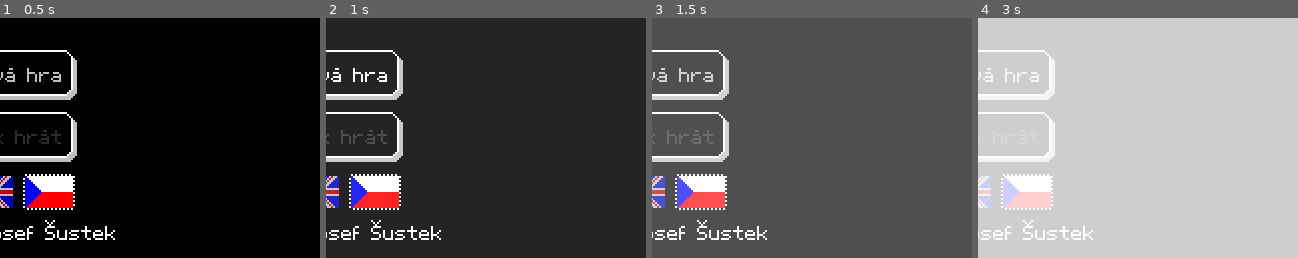
Above: before the commit, frames 1-4 (left to right).
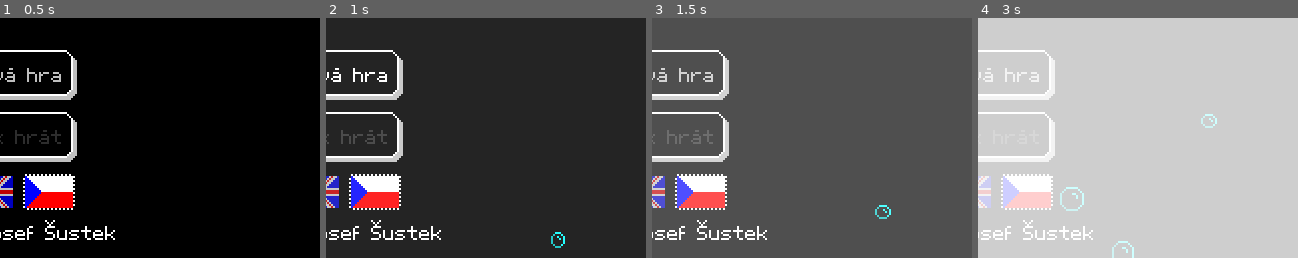
Above: after the commit, the same moments.

Repository: Paar86/Subminer
Game: Godot game, scene res://src/Managers/GameManager.tscn
Two runs of this game, one before a commit and one after it. Both use one fixed random seed, a clock stepped at 60 frames per second and the inputs below.
Inputs (mouse positions are % of the whole screen's width and height, from its top left):
- Up to frame 1 (0.5 s): no input
- Up to frame 2 (1 s): click "Nová hra" at 0.5 s
- Up to frame 3 (1.5 s): tap Enter (ui_accept) at 1.25 s; move the mouse to (72, 45) at 1.27 s; hold D (right) from 1.28 s (still down); hold Space (dash) from 1.28 s (still down)
- Up to frame 4 (3 s): tap Enter (ui_accept) at 1.52, 2.27 s; move the mouse to (30, 55) at 2.02 s; release D (right) at 2.03 s; release Space (dash) at 2.03 s; hold S (down) 2.03-2.78 s; tap Space (dash) at 2.1 s; move the mouse to (60, 28) at 2.77 s; press the mouse at (60, 28) at 2.78 s; hold D (right) from 2.78 s (still down)
The pictures show only the part of the screen within x 47-97%, y 50-100%; the shares and areas given below are measured in that part.

Frame 1 is identical in both runs. In frame 2, 0.1% of the frame differs, in the area x 70-75%, y 89-96%; in frame 3, 0.1%; in frame 4, 0.4%, in the area x 25-75%, y 40-100%.

Commit message:
Generating bubbles with various actions
- Player dash movement
- Enemy dash movement
- Explosions

Diff:
--- a/project.godot
+++ b/project.godot
@@ -9,11 +9,6 @@
 config_version=4
 
 _global_script_classes=[ {
-"base": "Node",
-"class": "BubbleGenerator",
-"language": "GDScript",
-"path": "res://src/Common/BubbleGenerator.gd"
-}, {
 "base": "KinematicBody2D",
 "class": "FloatingObject",
 "language": "GDScript",
@@ -30,7 +25,6 @@
 "path": "res://src/UI/HUD.gd"
 } ]
 _global_script_class_icons={
-"BubbleGenerator": "",
 "FloatingObject": "",
 "GameActor": "",
 "HUD": ""
--- a/src/Autoload/BubbleGenerator.gd
+++ b/src/Autoload/BubbleGenerator.gd
@@ -4,18 +4,94 @@
 var _bubble_medium_scene := preload("res://src/Common/Bubbles/BubbleMedium.tscn")
 var _bubble_big_scene := preload("res://src/Common/Bubbles/BubbleBig.tscn")
 
+var _bubbles_weights := {
+	_bubble_small_scene: 70.0,
+	_bubble_medium_scene: 20.0,
+	_bubble_big_scene: 5.0
+}
+
+var _cumulative_weight = 0.0
+var _rnd_generator := RandomNumberGenerator.new()
+
 
 func generate_bubble_to_position(
 		global_position: Vector2,
 		parent_node: Node
 ):
-	pass
+	var bubble := _pick_random_bubble()
+	bubble.global_position = global_position
+	parent_node.call_deferred("add_child", bubble)
 
 
 func generate_bubbles_to_rect(
 		global_position: Vector2,
-		rect_extents: float,
+		rect_extents_x: float,
+		rect_extents_y: float,
 		parent_node: Node,
 		bubbles_count: int
 ):
-	pass
+	var rect_origin = Vector2(global_position.x - rect_extents_x,
+							global_position.y - rect_extents_y)
+
+	var rect_end = Vector2(global_position.x + rect_extents_x,
+							global_position.y + rect_extents_y)
+
+	for i in range(bubbles_count):
+		var random_x = _rnd_generator.randf_range(rect_origin.x, rect_end.x)
+		var random_y = _rnd_generator.randf_range(rect_origin.y, rect_end.y)
+		generate_bubble_to_position(Vector2(random_x, random_y),parent_node)
+
+
+func generate_bubbles_with_delay(
+	emittor_object: Node2D,
+	parent_node: Node,
+	bubbles_count: int,
+	delay: float
+):
+	for i in bubbles_count:
+		if !emittor_object || !parent_node:
+			return
+
+		generate_bubble_to_position(emittor_object.global_position, parent_node)
+		yield(get_tree().create_timer(delay), "timeout")
+
+
+func _ready() -> void:
+	_rnd_generator.randomize()
+
+	for bubble_key in _bubbles_weights:
+		_cumulative_weight += _bubbles_weights[bubble_key]
+
+
+func generate_bubbles_in_rect_with_delay(
+	emittor_object: Node2D,
+	rect_extents_x: float,
+	rect_extents_y: float,
+	parent_node: Node,
+	bubbles_count: int,
+	delay: float
+):
+	for i in bubbles_count:
+		if !emittor_object || !parent_node:
+			return
+
+		generate_bubbles_to_rect(
+			emittor_object.global_position,
+			rect_extents_x,
+			rect_extents_y,
+			parent_node,
+			1
+		)
+		yield(get_tree().create_timer(delay), "timeout")
+
+func _pick_random_bubble() -> Node2D:
+	var local_cumul = _cumulative_weight
+	var random_value: float = _rnd_generator.randf() * _cumulative_weight
+
+	if _bubbles_weights.size() > 1:
+		for bubble_key in _bubbles_weights:
+			local_cumul -= _bubbles_weights[bubble_key]
+			if random_value >= local_cumul:
+				return bubble_key.instance()
+
+	return _bubbles_weights.values()[0].instance()
--- a/src/Common/ActorExplosion.gd
+++ b/src/Common/ActorExplosion.gd
@@ -6,6 +6,13 @@
 func _ready() -> void:
 	playing = true
 	AudioStreamManager.play_sound(_explosion_sfx_path)
+	BubbleGenerator.generate_bubbles_to_rect(
+		global_position,
+		8.0,
+		4.0,
+		get_parent(),
+		rand_range(3.0, 4.9)
+	)
 
 
 func _on_AnimatedSprite_animation_finished():
--- a/src/Common/BigExplosion.gd
+++ b/src/Common/BigExplosion.gd
@@ -6,6 +6,13 @@
 func _ready() -> void:
 	playing = true
 	AudioStreamManager.play_sound(_explosion_sfx_path)
+	BubbleGenerator.generate_bubbles_to_rect(
+		global_position,
+		12.0,
+		12.0,
+		get_parent(),
+		rand_range(4.0, 6.0)
+	)
 
 
 func _on_AnimatedSprite_animation_finished() -> void:
--- a/src/Common/BubbleGenerator.gd
+++ /dev/null
@@ -1,22 +0,0 @@
-extends Node
-class_name BubbleGenerator
-
-var _bubble_small_scene := preload("res://src/Common/BubbleSmall.tscn")
-var _bubble_medium_scene := preload("res://src/Common/BubbleMedium.tscn")
-var _bubble_big_scene := preload("res://src/Common/BubbleBig.tscn")
-
-
-func generate_bubble_to_position(
-		global_position: Vector2,
-		parent_node: Node
-):
-	pass
-
-
-func generate_bubbles_to_rect(
-		global_position: Vector2,
-		rect_extents: float,
-		parent_node: Node,
-		bubbles_count: int
-):
-	pass
--- /dev/null
+++ b/src/Common/Bubbles/BubbleBase.tscn
@@ -0,0 +1,38 @@
+[gd_scene load_steps=3 format=2]
+
+[ext_resource path="res://src/Common/Bubbles/BubbleCommon.gd" type="Script" id=1]
+
+[sub_resource type="CircleShape2D" id=14]
+resource_local_to_scene = true
+radius = 8.0
+
+[node name="BubbleBase" type="Area2D"]
+collision_layer = 0
+collision_mask = 2
+script = ExtResource( 1 )
+
+[node name="AnimatedSprite" type="AnimatedSprite" parent="."]
+playing = true
+
+[node name="CollisionShape2D" type="CollisionShape2D" parent="."]
+shape = SubResource( 14 )
+disabled = true
+
+[node name="LifeTimer" type="Timer" parent="."]
+wait_time = 15.0
+one_shot = true
+autostart = true
+__meta__ = {
+"_editor_description_": "Time limit for self destruction."
+}
+
+[node name="CollisionActivatorTimer" type="Timer" parent="."]
+wait_time = 0.25
+one_shot = true
+autostart = true
+__meta__ = {
+"_editor_description_": "To avoid getting collision right at the spawn event."
+}
+
+[connection signal="timeout" from="LifeTimer" to="." method="_on_LifeTimer_timeout"]
+[connection signal="timeout" from="CollisionActivatorTimer" to="." method="_on_CollisionActivatorTimer_timeout"]
--- a/src/Common/Bubbles/BubbleBig.tscn
+++ b/src/Common/Bubbles/BubbleBig.tscn
@@ -1,50 +1,49 @@
 [gd_scene load_steps=10 format=2]
 
-[ext_resource path="res://src/Common/Bubbles/BubbleCommon.gd" type="Script" id=1]
+[ext_resource path="res://src/Common/Bubbles/BubbleBase.tscn" type="PackedScene" id=1]
 [ext_resource path="res://assets/bubble_big_sheet.png" type="Texture" id=2]
 
-[sub_resource type="AtlasTexture" id=8]
+[sub_resource type="AtlasTexture" id=1]
 atlas = ExtResource( 2 )
 region = Rect2( 0, 0, 16, 16 )
 
-[sub_resource type="AtlasTexture" id=9]
+[sub_resource type="AtlasTexture" id=2]
 atlas = ExtResource( 2 )
 region = Rect2( 16, 0, 16, 16 )
 
-[sub_resource type="AtlasTexture" id=10]
+[sub_resource type="AtlasTexture" id=3]
 atlas = ExtResource( 2 )
 region = Rect2( 32, 0, 16, 16 )
 
-[sub_resource type="AtlasTexture" id=11]
+[sub_resource type="AtlasTexture" id=4]
 atlas = ExtResource( 2 )
 region = Rect2( 48, 0, 16, 16 )
 
-[sub_resource type="AtlasTexture" id=12]
+[sub_resource type="AtlasTexture" id=5]
 atlas = ExtResource( 2 )
 region = Rect2( 64, 0, 16, 16 )
 
-[sub_resource type="SpriteFrames" id=13]
+[sub_resource type="SpriteFrames" id=6]
 animations = [ {
-"frames": [ SubResource( 8 ), SubResource( 9 ), SubResource( 10 ), SubResource( 11 ), SubResource( 12 ) ],
+"frames": [ SubResource( 1 ), SubResource( 2 ), SubResource( 3 ), SubResource( 4 ), SubResource( 5 ) ],
 "loop": true,
 "name": "default",
 "speed": 14.0
 } ]
 
-[sub_resource type="CircleShape2D" id=14]
+[sub_resource type="CircleShape2D" id=7]
+resource_local_to_scene = true
 radius = 8.0
 
-[node name="BubbleBig" type="Area2D"]
-collision_layer = 0
-collision_mask = 2
-script = ExtResource( 1 )
+[node name="BubbleBig" type="Node2D"]
 
-[node name="AnimatedSprite" type="AnimatedSprite" parent="."]
-frames = SubResource( 13 )
-frame = 2
-playing = true
+[node name="BubbleBase" parent="." instance=ExtResource( 1 )]
 
-[node name="CollisionShape2D" type="CollisionShape2D" parent="."]
-shape = SubResource( 14 )
+[node name="AnimatedSprite" parent="BubbleBase" index="0"]
+frames = SubResource( 6 )
+frame = 3
 
-[node name="VisibilityNotifier2D" type="VisibilityNotifier2D" parent="."]
+[node name="CollisionShape2D" parent="BubbleBase" index="1"]
+shape = SubResource( 7 )
+
+[editable path="BubbleBase"]
--- a/src/Common/Bubbles/BubbleCommon.gd
+++ b/src/Common/Bubbles/BubbleCommon.gd
@@ -6,6 +6,7 @@
 func _ready() -> void:
 	connect("body_entered", self, "_on_body_entered")
 	_ascending_speed = rand_range(15.0, 30.0)
+	z_index = -1
 
 
 func _physics_process(delta: float) -> void:
@@ -13,4 +14,12 @@
 
 
 func _on_body_entered(body: PhysicsBody2D) -> void:
-	pass
+	queue_free()
+
+
+func _on_LifeTimer_timeout() -> void:
+	queue_free()
+
+
+func _on_CollisionActivatorTimer_timeout() -> void:
+	$CollisionShape2D.set_deferred("disabled", false)
--- a/src/Common/Bubbles/BubbleMedium.tscn
+++ b/src/Common/Bubbles/BubbleMedium.tscn
@@ -1,50 +1,49 @@
 [gd_scene load_steps=10 format=2]
 
 [ext_resource path="res://assets/bubble_medium_sheet.png" type="Texture" id=1]
-[ext_resource path="res://src/Common/Bubbles/BubbleCommon.gd" type="Script" id=2]
+[ext_resource path="res://src/Common/Bubbles/BubbleBase.tscn" type="PackedScene" id=2]
 
-[sub_resource type="AtlasTexture" id=16]
+[sub_resource type="AtlasTexture" id=1]
 atlas = ExtResource( 1 )
 region = Rect2( 0, 0, 12, 12 )
 
-[sub_resource type="AtlasTexture" id=17]
+[sub_resource type="AtlasTexture" id=2]
 atlas = ExtResource( 1 )
 region = Rect2( 12, 0, 12, 12 )
 
-[sub_resource type="AtlasTexture" id=18]
+[sub_resource type="AtlasTexture" id=3]
 atlas = ExtResource( 1 )
 region = Rect2( 24, 0, 12, 12 )
 
-[sub_resource type="AtlasTexture" id=19]
+[sub_resource type="AtlasTexture" id=4]
 atlas = ExtResource( 1 )
 region = Rect2( 36, 0, 12, 12 )
 
-[sub_resource type="AtlasTexture" id=20]
+[sub_resource type="AtlasTexture" id=5]
 atlas = ExtResource( 1 )
 region = Rect2( 48, 0, 12, 12 )
 
-[sub_resource type="SpriteFrames" id=15]
+[sub_resource type="SpriteFrames" id=6]
 animations = [ {
-"frames": [ SubResource( 16 ), SubResource( 17 ), SubResource( 18 ), SubResource( 19 ), SubResource( 20 ) ],
+"frames": [ SubResource( 1 ), SubResource( 2 ), SubResource( 3 ), SubResource( 4 ), SubResource( 5 ) ],
 "loop": true,
 "name": "default",
 "speed": 14.0
 } ]
 
-[sub_resource type="CircleShape2D" id=14]
+[sub_resource type="CircleShape2D" id=7]
+resource_local_to_scene = true
 radius = 6.0
 
-[node name="BubbleMedium" type="Area2D"]
-collision_layer = 0
-collision_mask = 2
-script = ExtResource( 2 )
+[node name="BubbleMedium" type="Node2D"]
 
-[node name="AnimatedSprite" type="AnimatedSprite" parent="."]
-frames = SubResource( 15 )
-frame = 4
-playing = true
+[node name="BubbleBase" parent="." instance=ExtResource( 2 )]
 
-[node name="CollisionShape2D" type="CollisionShape2D" parent="."]
-shape = SubResource( 14 )
+[node name="AnimatedSprite" parent="BubbleBase" index="0"]
+frames = SubResource( 6 )
+frame = 3
 
-[node name="VisibilityNotifier2D" type="VisibilityNotifier2D" parent="."]
+[node name="CollisionShape2D" parent="BubbleBase" index="1"]
+shape = SubResource( 7 )
+
+[editable path="BubbleBase"]
--- a/src/Common/Bubbles/BubbleSmall.tscn
+++ b/src/Common/Bubbles/BubbleSmall.tscn
@@ -1,6 +1,6 @@
 [gd_scene load_steps=10 format=2]
 
-[ext_resource path="res://src/Common/Bubbles/BubbleCommon.gd" type="Script" id=1]
+[ext_resource path="res://src/Common/Bubbles/BubbleBase.tscn" type="PackedScene" id=1]
 [ext_resource path="res://assets/bubble_small_sheet.png" type="Texture" id=2]
 
 [sub_resource type="AtlasTexture" id=1]
@@ -32,18 +32,18 @@
 } ]
 
 [sub_resource type="CircleShape2D" id=7]
+resource_local_to_scene = true
 radius = 4.0
 
-[node name="BubbleSmall" type="Area2D"]
-collision_layer = 0
-collision_mask = 2
-script = ExtResource( 1 )
+[node name="BubbleSmall" type="Node2D"]
 
-[node name="AnimatedSprite" type="AnimatedSprite" parent="."]
+[node name="BubbleBase" parent="." instance=ExtResource( 1 )]
+
+[node name="AnimatedSprite" parent="BubbleBase" index="0"]
 frames = SubResource( 6 )
-playing = true
+frame = 3
 
-[node name="CollisionShape2D" type="CollisionShape2D" parent="."]
+[node name="CollisionShape2D" parent="BubbleBase" index="1"]
 shape = SubResource( 7 )
 
-[node name="VisibilityNotifier2D" type="VisibilityNotifier2D" parent="."]
+[editable path="BubbleBase"]
--- a/src/Common/SmokeParticles.gd
+++ b/src/Common/SmokeParticles.gd
@@ -3,5 +3,17 @@
 
 func _ready() -> void:
 	emitting = true
-	yield(get_tree().create_timer(lifetime * (2 - explosiveness), false), "timeout")
+	BubbleGenerator.generate_bubbles_to_rect(
+		global_position,
+		8.0,
+		4.0,
+		get_parent(),
+		rand_range(3.0, 5.9)
+	)
+
+	var function: FuncRef = funcref(self, "_destroy")
+	YieldHandler.run_with_delay_time(function, lifetime * (2 - explosiveness))
+
+
+func _destroy() -> void:
 	queue_free()
--- a/src/Enemies/HammerFish.gd
+++ b/src/Enemies/HammerFish.gd
@@ -119,6 +119,14 @@
 		_direction = self._direction_basic
 		_time = 0.0
 		_state = States.CHARGE
+		BubbleGenerator.generate_bubbles_in_rect_with_delay(
+			self,
+			8.0,
+			8.0,
+			get_parent(),
+			10,
+			0.03
+		)
 		return
 
 
--- a/src/Player/PlayerKinematic.gd
+++ b/src/Player/PlayerKinematic.gd
@@ -124,6 +124,14 @@
 	if (event.is_action_pressed("dash") and _state == States.MOVE and _dash_enabled):
 		_dash_enabled = false
 		_velocity_primary = _input_direction * _dash_power
+		BubbleGenerator.generate_bubbles_in_rect_with_delay(
+			self,
+			8.0,
+			8.0,
+			get_parent(),
+			10,
+			0.03
+		)
 		_state = States.DRIFT
 		yield(get_tree().create_timer(_dash_timeout), "timeout")
 		_dash_enabled = true
--- a/src/UI/TitlePage.gd
+++ b/src/UI/TitlePage.gd
@@ -7,14 +7,24 @@
 onready var HowToButton = $VBoxContainer/Buttons/HowToButton
 onready var AnimationPlayerScene = $AnimationPlayer
 
+onready var _screen_size := get_viewport_rect().size
+
 
 func _ready() -> void:
 	_refresh_text()
+	_generate_bubble()
 
 
 func _refresh_text() -> void:
 	NewGameButton.text = TextManager.get_string_by_key("new_game_title")
 	HowToButton.text = TextManager.get_string_by_key("how_to_title")
+
+
+func _generate_bubble() -> void:
+	var y = _screen_size.y + 20.0
+	var x = rand_range(0.0, _screen_size.x)
+
+	BubbleGenerator.generate_bubble_to_position(Vector2(x, y), self)
 
 
 func _on_NewGameButton_pressed() -> void:
@@ -35,3 +45,7 @@
 func _on_ButtonCZE_toggled(button_pressed: bool) -> void:
 	TextManager.current_lang = Enums.Languages.CZ
 	_refresh_text()
+
+
+func _on_BubbleTimer_timeout() -> void:
+	_generate_bubble()
--- a/src/UI/TitlePage.tscn
+++ b/src/UI/TitlePage.tscn
@@ -174,7 +174,11 @@
 anchor_bottom = 1.0
 color = Color( 1, 1, 1, 0 )
 
+[node name="BubbleTimer" type="Timer" parent="."]
+autostart = true
+
 [connection signal="pressed" from="VBoxContainer/Buttons/NewGameButton" to="." method="_on_NewGameButton_pressed"]
 [connection signal="pressed" from="VBoxContainer/Buttons/HowToButton" to="." method="_on_HowToButton_pressed"]
 [connection signal="toggled" from="VBoxContainer/Buttons/LanguageButtons/ButtonENG" to="." method="_on_ButtonENG_toggled"]
 [connection signal="toggled" from="VBoxContainer/Buttons/LanguageButtons/ButtonCZE" to="." method="_on_ButtonCZE_toggled"]
+[connection signal="timeout" from="BubbleTimer" to="." method="_on_BubbleTimer_timeout"]
